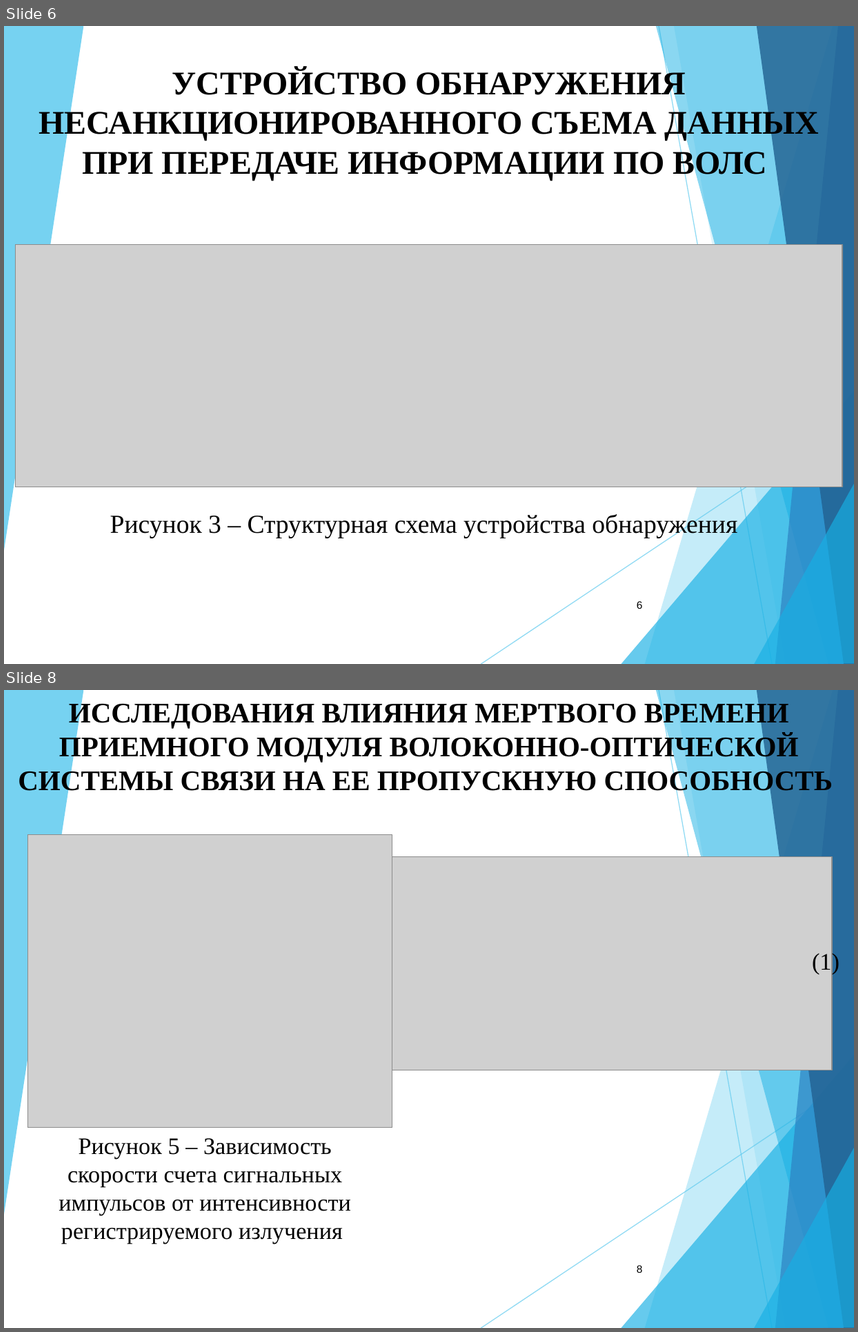
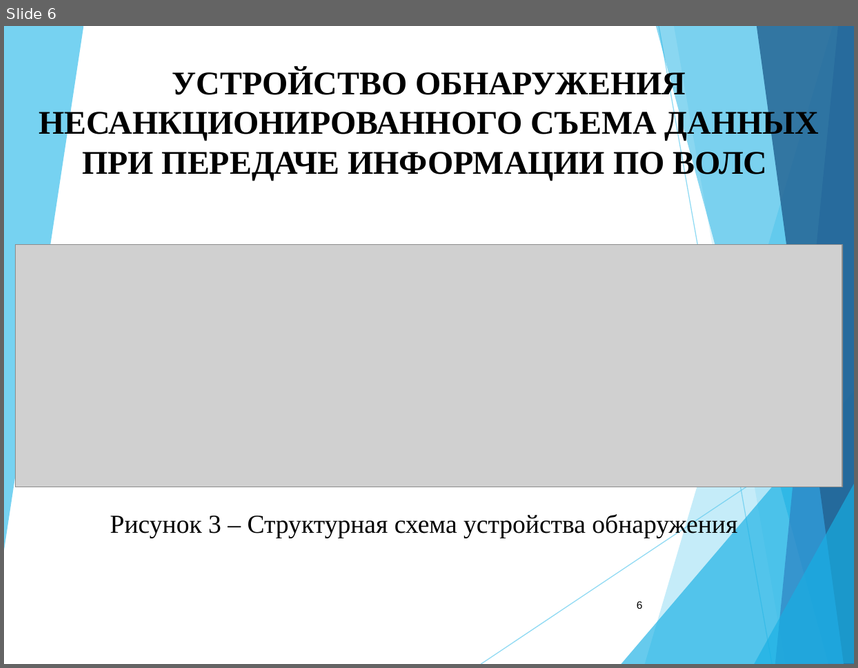
Before and after one commit to blackPrincess31/My_diplom, a slide deck: Доклад.ppt. Shown one above the other, each under a label of ours: slides 6 and 8 before the commit, slide 6 after it; the slides between them are not shown. The pictures are 858x1332 and 858x668 pixels, drawn with LibreOffice and Linux fonts; fonts in the diff are those of the drawing; grey boxes stand for pictures. Boxes give left, top, right and bottom in pixels: in the first picture for what was removed or moved away, otherwise in the second. Text is boxed around its words. In the diff, an @@ line names an element or a change of style, - is before the commit and + after.

```diff
--- a/Доклад.ppt
+++ b/Доклад.ppt
@@ slide 8 removed at (4,690,854,1328), background #FFFFFF; not listed: 10 template elements that a slide beside it also shows @@
@@ text removed at (18,700,833,796) @@
-ИССЛЕДОВАНИЯ ВЛИЯНИЯ МЕРТВОГО ВРЕМЕНИ ПРИЕМНОГО МОДУЛЯ ВОЛОКОННО-ОПТИЧЕСКОЙ СИСТЕМЫ СВЯЗИ НА ЕЕ ПРОПУСКНУЮ СПОСОБНОСТЬ
@@ picture removed at (27,834,392,1127) @@
@@ picture removed at (388,856,832,1070) @@
@@ text removed at (812,951,840,974) @@
-(1)
@@ text removed at (59,1138,351,1243) @@
-Рисунок 5 – Зависимость скорости счета сигнальных
-импульсов от интенсивности регистрируемого излучения
@@ page number removed at (637,1265,643,1272) @@
-8
```
Also in this commit, not shown: 2 slides changed, 2 slides added, 3 other slides removed, 1 other file.
